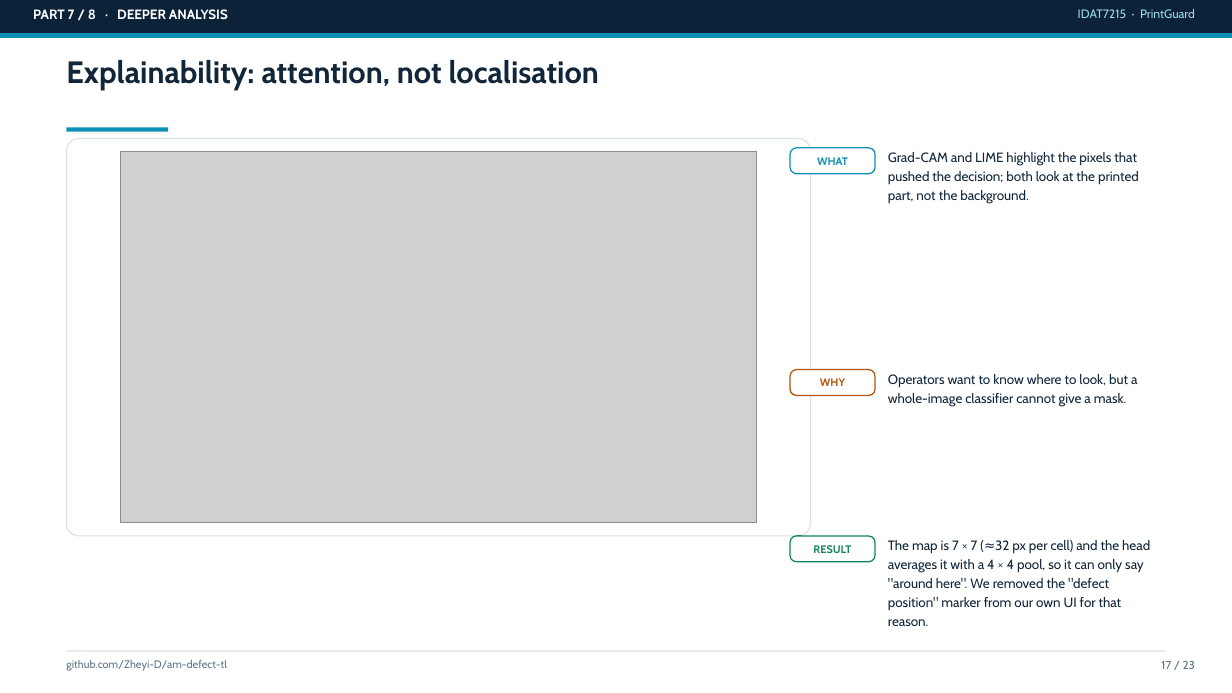
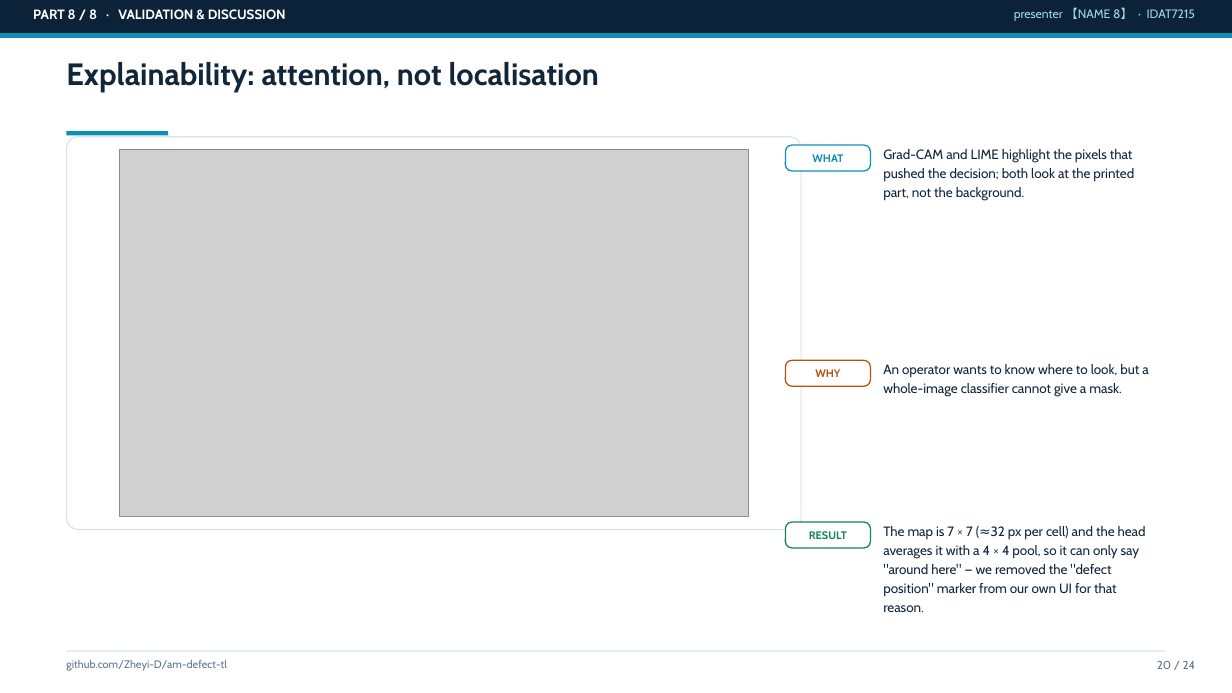
Before and after one commit to Zheyi-D/am-defect-tl, a slide deck: slide 20 of reports/slides_draft.pptx (slide 17 before the commit). Drawn at 1232x693 pixels with LibreOffice and Linux fonts; fonts in the diff are those of the drawing; grey boxes stand for pictures. Boxes give left, top, right and bottom in pixels: in the first picture for what was removed or moved away, otherwise in the second. Text is boxed around its words. In the diff, an @@ line names an element or a change of style, - is before the commit and + after.

```diff
--- a/reports/slides_draft.pptx
+++ b/reports/slides_draft.pptx
@@ text at (x1=33, y1=9, x2=286, y2=19): text changed @@
-PART 7 / 8 · DEEPER ANALYSIS
+PART 8 / 8 · VALIDATION & DISCUSSION
@@ text added at (x1=1014, y1=7, x2=1195, y2=21), 9.5 pt, text #9FD8E8 @@
+presenter 【NAME 8】 · IDAT7215
@@ text removed at (x1=1078, y1=9, x2=1195, y2=18) @@
-IDAT7215 · PrintGuard
@@ rectangle moved from (x1=67, y1=128, x2=168, y2=131) to (x1=67, y1=131, x2=168, y2=135) @@
@@ rounded rectangle resized from (x1=67, y1=139, x2=811, y2=536) to (x1=67, y1=137, x2=801, y2=530) @@
@@ text "WHAT" moved from (x1=817, y1=157, x2=848, y2=165) to (x1=812, y1=154, x2=843, y2=162) @@
@@ rounded rectangle moved from (x1=790, y1=148, x2=875, y2=174) to (x1=786, y1=145, x2=871, y2=171) @@
@@ text "Grad-CAM and LIME highlight the ..." moved from (x1=888, y1=152, x2=1139, y2=203) to (x1=883, y1=149, x2=1134, y2=201) @@
@@ picture resized from (x1=120, y1=152, x2=757, y2=523) to (x1=119, y1=150, x2=748, y2=517) @@
@@ text "WHY" moved from (x1=820, y1=378, x2=845, y2=386) to (x1=815, y1=369, x2=840, y2=377) @@
@@ rounded rectangle moved from (x1=790, y1=370, x2=875, y2=396) to (x1=786, y1=360, x2=871, y2=386) @@
@@ text at (x1=883, y1=364, x2=1148, y2=397): text changed @@
-Operators want to know where to look, but a whole-image classifier cannot give a mask.
+An operator wants to know where to look, but a whole-image classifier cannot give a mask.
@@ text "RESULT" moved from (x1=813, y1=545, x2=851, y2=553) to (x1=809, y1=531, x2=847, y2=539) @@
@@ rounded rectangle moved from (x1=790, y1=536, x2=875, y2=562) to (x1=786, y1=522, x2=871, y2=548) @@
@@ text at (x1=883, y1=526, x2=1146, y2=612): text changed @@
-The map is 7 × 7 (≈32 px per cell) and the head averages it with a 4 × 4 pool, so it can only say "around here". We removed the "defect position" marker from our own UI for that reason.
+The map is 7 × 7 (≈32 px per cell) and the head averages it with a 4 × 4 pool, so it can only say "around here" — we removed the "defect position" marker from our own UI for that reason.
@@ text at (x1=1157, y1=661, x2=1196, y2=669): text changed @@
-17 / 23
+20 / 24
```
Also in this commit, not shown: 18 other slides changed, 5 slides added, 4 slides removed, 2 other files.
